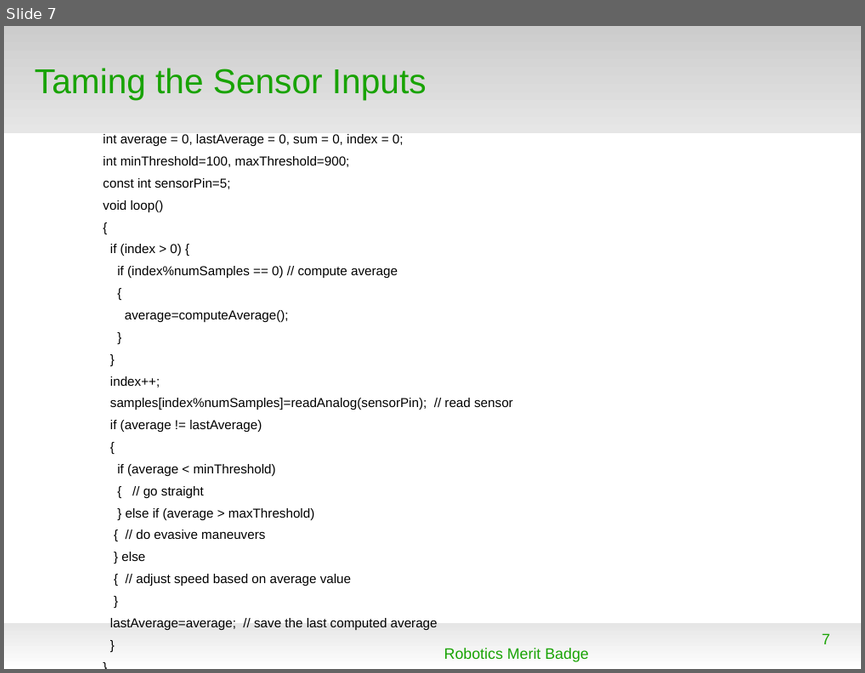
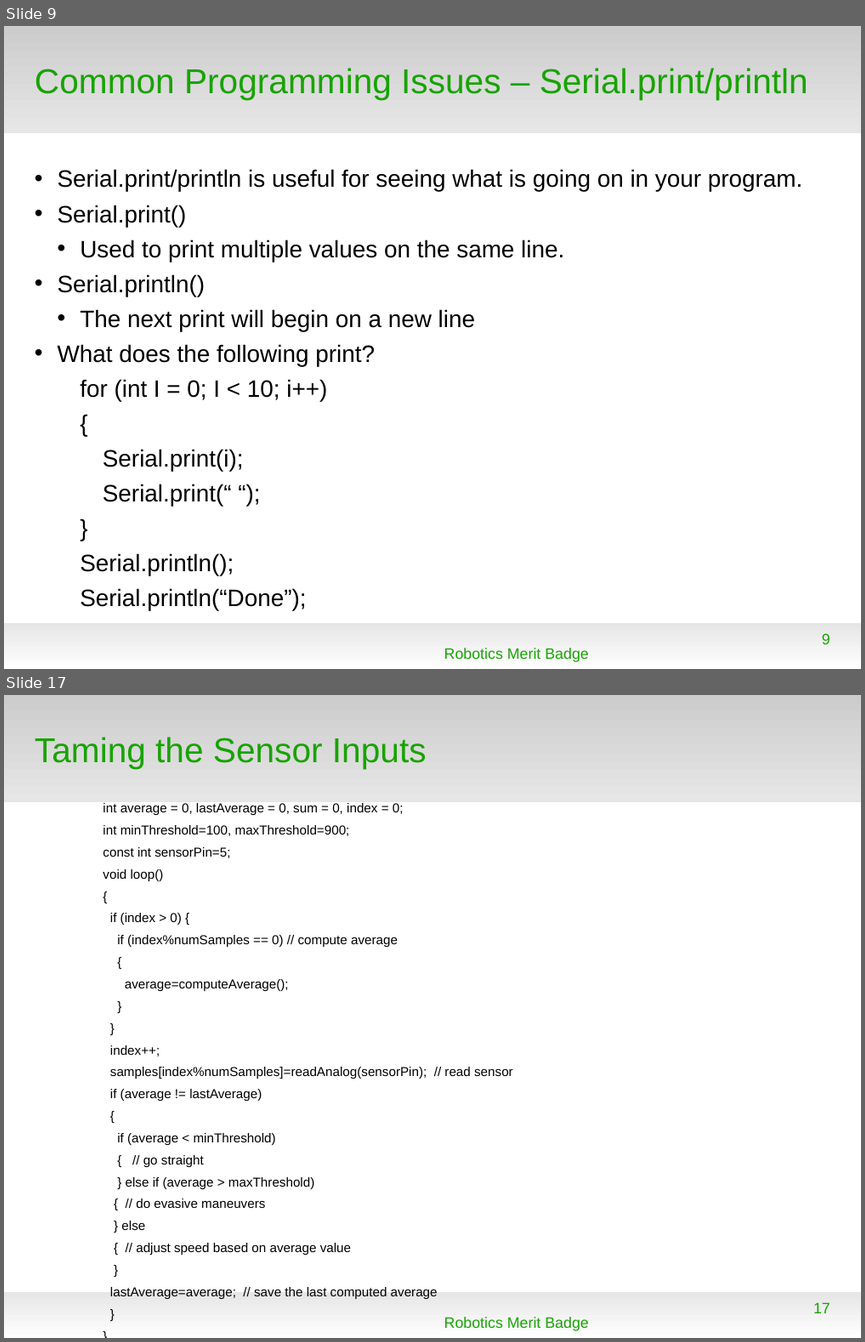
Before and after one commit to spiderman-2099/RoboticsMB, a slide deck: doc/RMB_Session3.odp. Shown one above the other, each under a label of ours: slide 7 before the commit, slides 9 and 17 after it; the slides between them are not shown. The pictures are 865x673 and 865x1342 pixels, drawn with LibreOffice and Linux fonts; fonts in the diff are those of the drawing; background and template pictures are left out. Boxes give left, top, right and bottom in pixels: in the first picture for what was removed or moved away, otherwise in the second. Text is boxed around its words. In the diff, an @@ line names an element or a change of style, - is before the commit and + after.

```diff
--- a/doc/RMB_Session3.odp
+++ b/doc/RMB_Session3.odp
@@ slide 9 added at box(4, 26, 861, 669), background #FFFFFF; not listed: 2 template elements that a slide beside it also shows @@
@@ title added at box(35, 68, 808, 99), 32 pt, text #18A303 @@
+Common Programming Issues – Serial.print/println
@@ text added at box(58, 169, 803, 611), 22 pt, text #000000 @@
+• Serial.print/println is useful for seeing what is going on in your program.
+• Serial.print()
+  • Used to print multiple values on the same line.
+• Serial.println()
+  • The next print will begin on a new line
+• What does the following print?
+  for (int I = 0; I < 10; i++)
+  {
+    Serial.print(i);
+    Serial.print(“ “);
+  }
+  Serial.println();
+  Serial.println(“Done”);
@@ page number added at box(822, 633, 830, 644), 14 pt, text #18A303 @@
+9
@@ text added at box(444, 647, 588, 662), 14 pt, text #18A303 @@
+Robotics Merit Badge
@@ what was slide 7 is now slide 17 @@
@@ page number at box(813, 1302, 830, 1313): text changed @@
-7
+17
```
Also in this commit, not shown: 4 slides changed, 9 other slides added, 2 other files.
